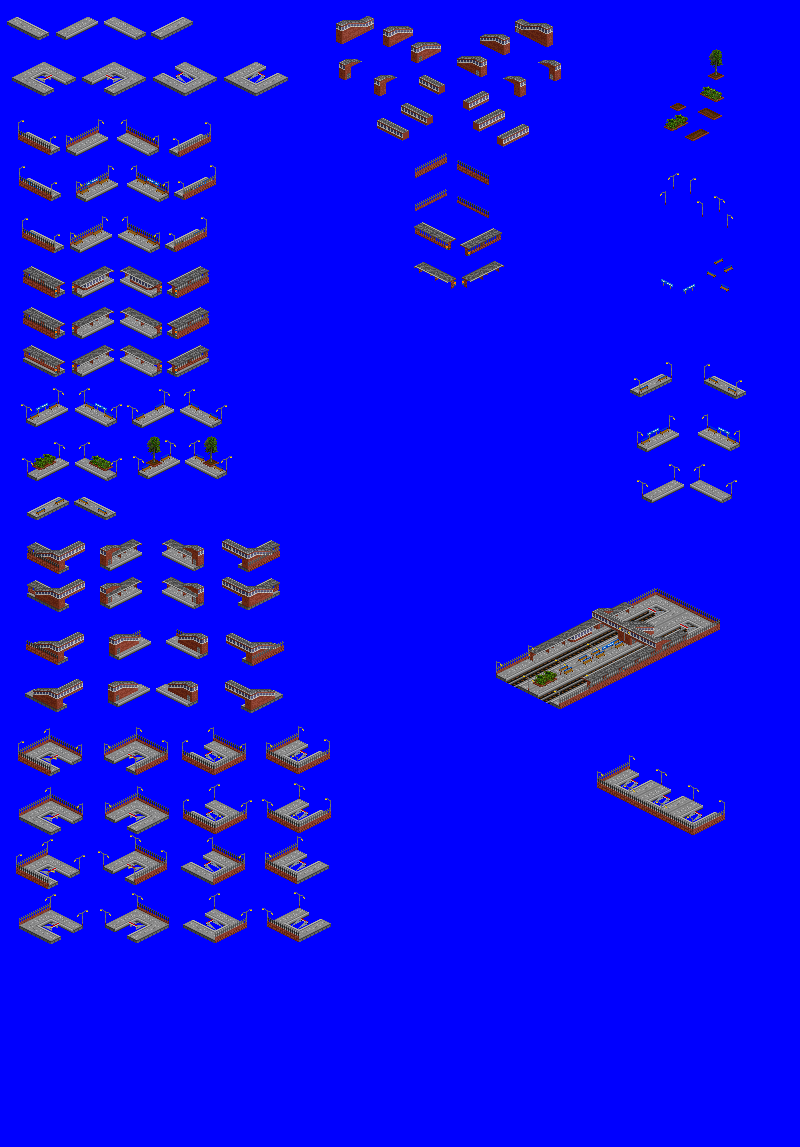
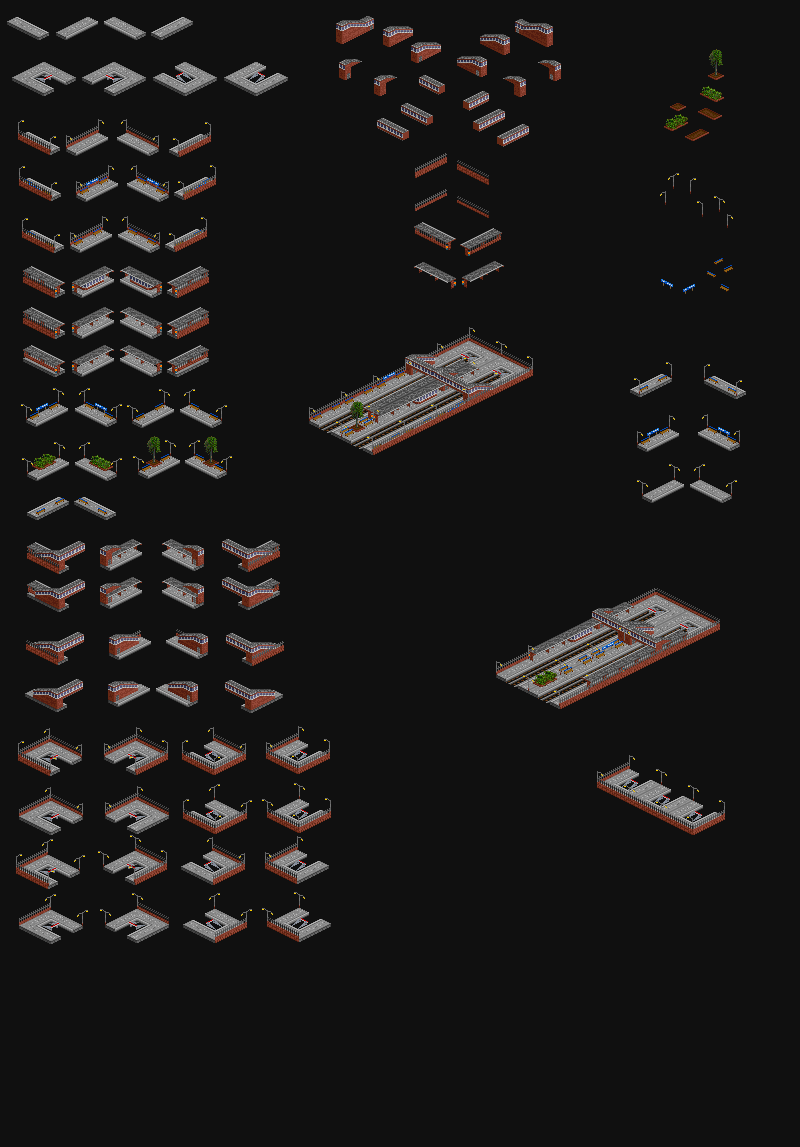
Layer changes from the first w=800, h=1147 image to the second:
painted on "Pasted Layer" over box(309, 327, 533, 455)
added layer "Layer" above "re_suburban.pcx" over box(0, 0, 800, 1147)
hid "re_suburban.pcx" over box(0, 0, 800, 1147)
